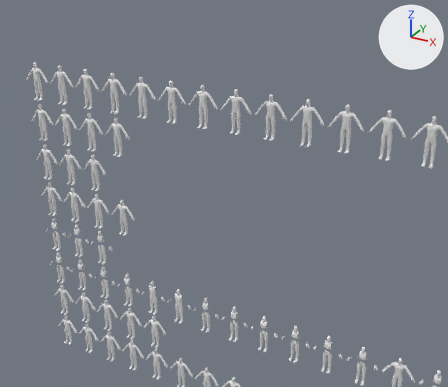
Renders of the Blender file Attires/Attires_ALL.blend from each side of a commit.
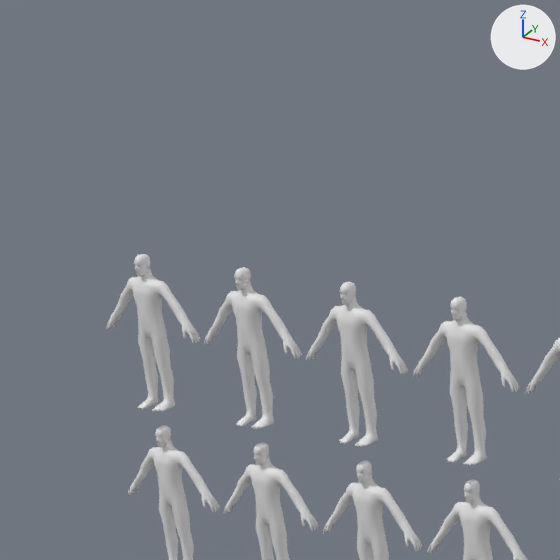
Each version is shown from a camera (50 mm lens) standing at (21.51, -21.0, 33.75) and looking at (9.19, 1.42, 22.54), then close up on the part from 0% to 31% of the width and 0% to 35% of the height. Arrows for +X, +Y and +Z are at upper right; the lights stay in place. The older version's two pictures come first.

In view in the first close-up: 'PlayerModel.028', 'PlayerModel.029', 'PlayerModel.030', 'PlayerModel.031', 'PlayerModel.072', 'PlayerModel.073', 'PlayerModel.074', 'PlayerModel.094' and 1 more.
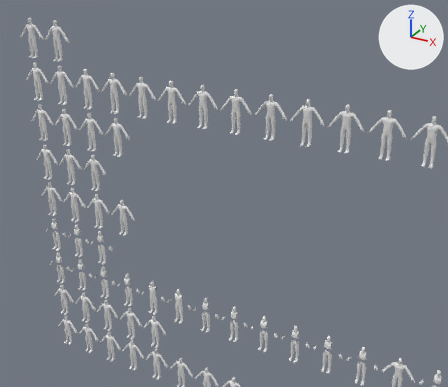
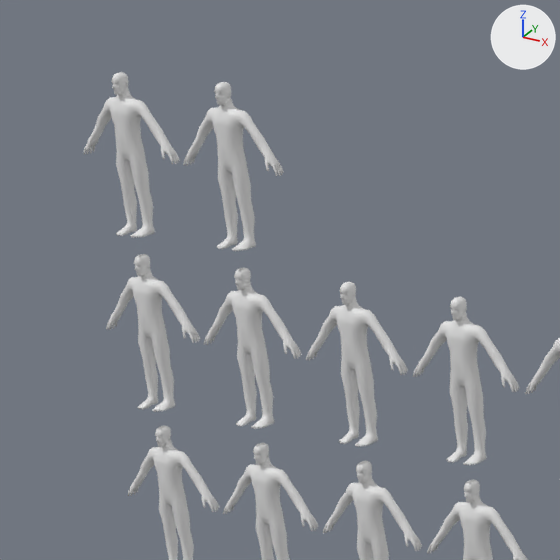
Location of each change, [x1, y1, x2, y2] in pixels of the close-ups (560 x 560 px):
```json
{"object": "PlayerModel.098", "change": "added", "after": [183, 82, 284, 251]}
{"object": "PlayerModel.097", "change": "added", "after": [84, 72, 180, 238]}
```

Edits to the scene script, one JSON object a line:
```json
{"op": "add", "block": "ob_playermodel_098", "code": ["ob_playermodel_098 = bpy.data.objects.new('PlayerModel.098', me_cube_029)", "ob_playermodel_098.location = (1.5, 0.0, 28.0)", "_m = ob_playermodel_098.modifiers.new('Mirror', 'MIRROR')", "_m.use_clip = True"]}
{"op": "add", "block": "ob_playermodel_097", "code": ["ob_playermodel_097 = bpy.data.objects.new('PlayerModel.097', me_cube_029)", "ob_playermodel_097.location = (0.0, 0.0, 28.0)", "_m = ob_playermodel_097.modifiers.new('Mirror', 'MIRROR')", "_m.use_clip = True"]}
```
